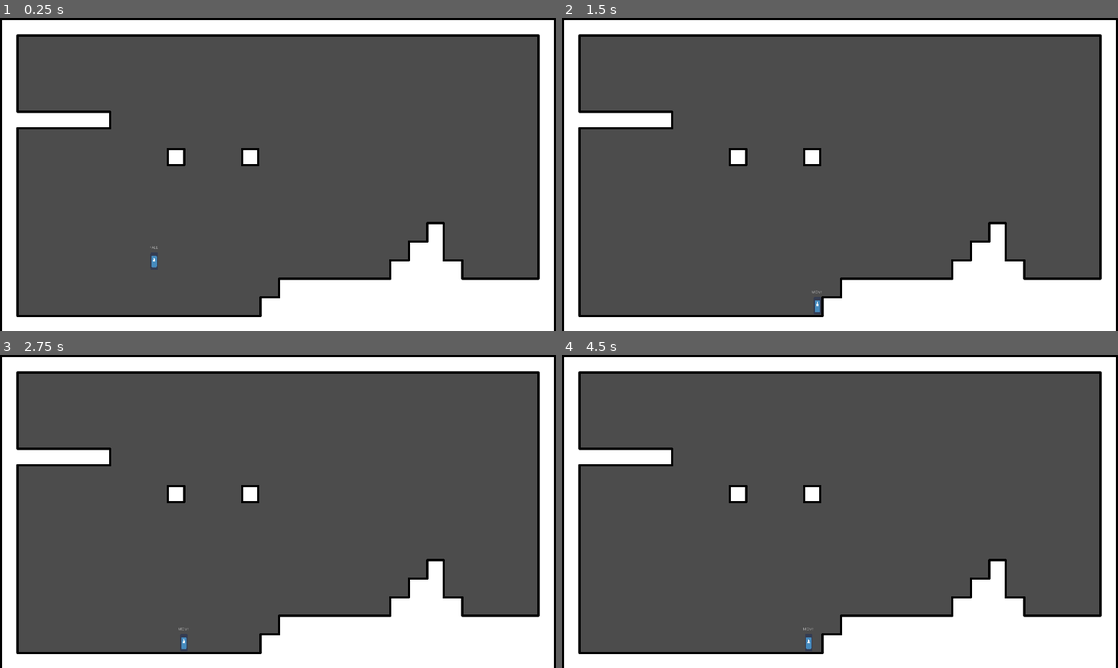
Above: before the commit, frames 1-4 (two rows, left to right).
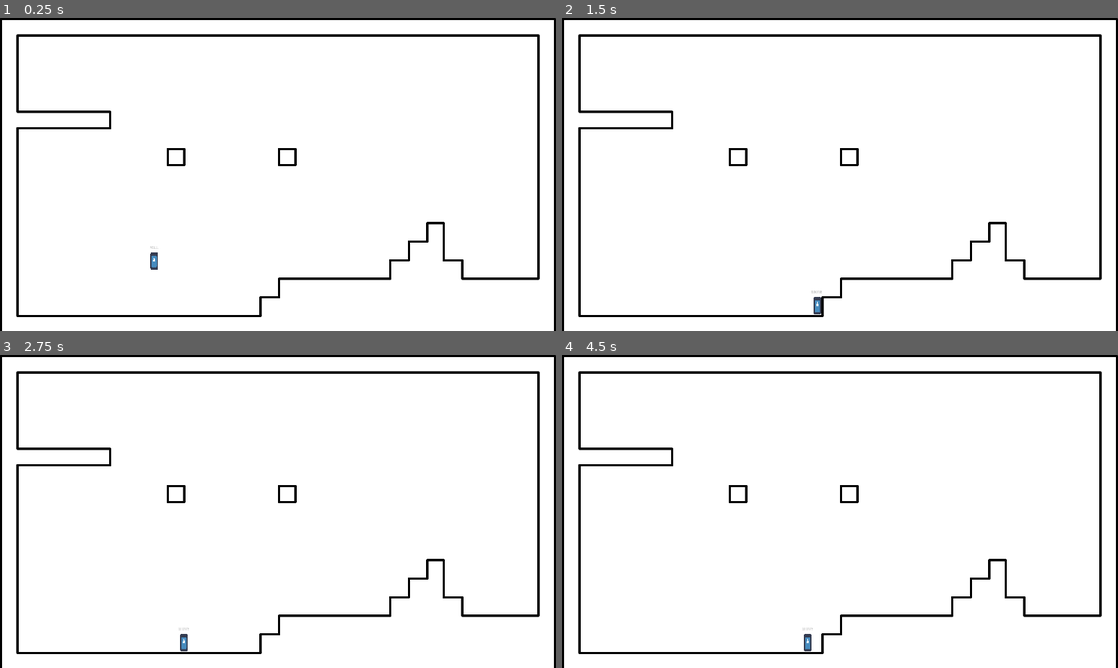
Above: after the commit, the same moments.

Repository: QuentinDaveau/Frames
Game: Godot game, scene res://test_scene.tscn
Same seed, same stepped clock (60 frames per second), same inputs: the game is played once before the commit and once after it. The engine's default icon, where the game draws it, is replaced by a stand-in: a white triangle on a blue panel in a dark square.
Inputs (mouse positions are in pixels of both pictures, inside the frame that each line leads up to):
- Up to frame 1 (0.25 s): no input
- Up to frame 2 (1.5 s): tap Enter at 0.5 s; move the mouse to (962, 158) at 0.52 s; press the mouse at (962, 158) at 0.53 s; hold Right (ui_right) from 0.53 s (still down); tap Space (game_jump) at 0.77, 1.25 s; move the mouse to (728, 190) at 1.27 s; release the mouse at (728, 190) at 1.28 s; click (728, 190) at 1.35 s
- Up to frame 3 (2.75 s): tap Space (game_jump) at 1.52 s; move the mouse to (333, 442) at 2.02 s; release Right (ui_right) at 2.03 s; press the mouse at (333, 442) at 2.03 s; hold Left (ui_left) from 2.03 s (still down)
- Up to frame 4 (4.5 s): move the mouse to (812, 574) at 2.77 s; release Left (ui_left) at 2.78 s; release the mouse at (812, 574) at 2.78 s; hold Right (ui_right) 2.78-4.28 s; click (812, 574) at 2.85 s; tap Space (game_jump) at 3.02, 3.77 s; move the mouse to (1006, 558) at 3.52 s; press the mouse at (1006, 558) at 3.53 s; tap Enter at 4.25 s; move the mouse to (673, 464) at 4.27 s; release the mouse at (673, 464) at 4.28 s; hold Left (ui_left) from 4.28 s (still down); click (673, 464) at 4.35 s

The runs differ from the first frame. In frame 1, 74% of the frame differs, in the area x 3-100%, y 0-95%; in frame 2, 74%; in frame 3, 74%; in frame 4, 74%.

Commit message:
Fix hook imprecisions

Diff:
--- a/entities/rope/rope_manager.gd
+++ b/entities/rope/rope_manager.gd
@@ -24,11 +24,10 @@
 
 
 func setup(spawn_position: Vector2, raycast_offset: Vector2, total_length: float, hanged_body: Node2D) -> void:
-	$Cast.position = raycast_offset
 	_total_length = total_length
 	_hanged_body = hanged_body
 	_old_hanged_position = _hanged_body.global_position
-	_active_joint_position = spawn_position + (raycast_offset * 2)
+	_active_joint_position = spawn_position
 	_joints.append(_active_joint_position)
 	_joints_offset.append(raycast_offset)
 	global_position = spawn_position
@@ -56,14 +55,21 @@
 		var closest_point: Vector2
 
 		if collider is TileMap:
-			var collider_coords: Vector2 = collider.world_to_map($Cast/RayCast2D.get_collision_point() - $Cast/RayCast2D.get_collision_normal())
+			var collider_coords: Vector2 = collider.world_to_map($Cast/RayCast2D.get_collision_point() - ($Cast/RayCast2D.get_collision_normal() * 0.1))
 			var colliding_cell = collider.get_cellv(collider_coords)
-			var collider_global_coords: Vector2 = collider.map_to_world(collider_coords)
+			var collider_global_coords: Vector2 = collider.map_to_world(collider_coords) + (collider.cell_size / 2.0)
 
-			closest_point = _find_closest_point(collider_global_coords,  collider.tile_set.tile_get_shape(colliding_cell, 0).points)
+			if colliding_cell == -1:
+				return
+
+			closest_point = _find_closest_point(collider_global_coords,  collider.tile_set.tile_get_shape(colliding_cell, 0).points, collider.cell_size / 2.0)
+			if closest_point == Vector2.ZERO:
+				return
 			_add_active_joint(closest_point , _find_contact_side(), collider_global_coords)
 		else:
 			closest_point = _find_closest_point(collider.global_position, collider.get_node("CollisionPolygon2D").polygon)
+			if closest_point == Vector2.ZERO:
+				return
 			_add_active_joint(closest_point , _find_contact_side(), collider.global_position)
 	_old_hanged_position = _hanged_body_position
 	_update_rope_line()
@@ -117,8 +123,8 @@
 
 func _update_cast() -> void:
 	$Cast.global_position = _hanged_body_position
-	$Cast.rotation = $Cast.global_position.angle_to_point(_active_joint_position + (_joints_offset.back() * 2.0)) + PI/2
-	$Cast/RayCast2D.cast_to.y = _active_joint_position.distance_to(_hanged_body_position) - $Cast/RayCast2D.position.y
+	$Cast.rotation = _hanged_body_position.angle_to_point(_active_joint_position + _joints_offset.back()) + PI/2
+	$Cast/RayCast2D.cast_to.y = _hanged_body_position.distance_to(_active_joint_position + _joints_offset.back()) - $Cast/RayCast2D.position.y
 	$Cast/RayCast2D.force_raycast_update()
 
 
@@ -142,16 +148,20 @@
 		return CONTACT_SIDE.left
 
 
-func _find_closest_point(collider_position: Vector2, polygons: PoolVector2Array) -> Vector2:
+func _find_closest_point(collider_position: Vector2, polygons: PoolVector2Array, origin_offset: Vector2 = Vector2.ZERO) -> Vector2:
 	var closest_point: Vector2 = Vector2.ZERO
+	var cast_radius: float = 2 * abs(sin((_active_joint_position - _old_hanged_position).angle_to(_active_joint_position - _hanged_body_position) / 2.0) * $Cast/RayCast2D.get_collision_point().distance_to(_active_joint_position))
 
 	for polygon in polygons:
-		if ((collider_position + polygon) - _active_joint_position).length() < 1:
+		var polygon_pos: Vector2 = polygon - origin_offset
+		if (collider_position + polygon_pos).distance_to($Cast/RayCast2D.get_collision_point()) > cast_radius:
 			continue
+#		if ((collider_position + polygon_pos) - _active_joint_position).length() < 1.0:
+#			continue
 		if closest_point == Vector2.ZERO:
-			closest_point = collider_position + polygon
+			closest_point = collider_position + polygon_pos
 			continue
-		closest_point = _compare_points_to_rope(closest_point, collider_position + polygon)
+		closest_point = _compare_points_to_rope(closest_point, collider_position + polygon_pos)
 	return closest_point
 
 
--- a/maps/test_map.tscn
+++ b/maps/test_map.tscn
@@ -6,6 +6,5 @@
 
 [node name="TileMap" type="TileMap" parent="."]
 tile_set = ExtResource( 1 )
-cell_tile_origin = 1
 format = 1
-tile_data = PoolIntArray( 0, 0, 196611, 1, 0, 196612, 2, 0,  …(729 unchanged characters)… 8752, 0, 262149, 458761, 0, 65540, 458765, 0, 65540, 458781, 0, 262147, 524288, 0 …(1478 unchanged characters)…
+tile_data = PoolIntArray( 0, 0, 196611, 1, 0, 196612, 2, 0,  …(729 unchanged characters)… 8752, 0, 262149, 458761, 0, 65540, 458767, 0, 65540, 458781, 0, 262147, 524288, 0 …(1478 unchanged characters)…
--- a/project.godot
+++ b/project.godot
@@ -87,4 +87,5 @@
 
 [rendering]
 
+environment/default_clear_color=Color( 1, 1, 1, 1 )
 environment/default_environment="res://default_env.tres"
--- a/tilesets/basic_tileset.tres
+++ b/tilesets/basic_tileset.tres
@@ -246,253 +246,253 @@
 "shape": SubResource( 11 ),
 "shape_transform": Transform2D( 1, 0, 0, 1, 0, 0 )
 }, {
+"autotile_coord": Vector2( 5, 1 ),
+"one_way": false,
+"one_way_margin": 1.0,
+"shape": SubResource( 12 ),
+"shape_transform": Transform2D( 1, 0, 0, 1, 0, 0 )
+}, {
+"autotile_coord": Vector2( 6, 1 ),
+"one_way": false,
+"one_way_margin": 1.0,
+"shape": SubResource( 13 ),
+"shape_transform": Transform2D( 1, 0, 0, 1, 0, 0 )
+}, {
+"autotile_coord": Vector2( 0, 2 ),
+"one_way": false,
+"one_way_margin": 1.0,
+"shape": SubResource( 14 ),
+"shape_transform": Transform2D( 1, 0, 0, 1, 0, 0 )
+}, {
+"autotile_coord": Vector2( 1, 2 ),
+"one_way": false,
+"one_way_margin": 1.0,
+"shape": SubResource( 15 ),
+"shape_transform": Transform2D( 1, 0, 0, 1, 0, 0 )
+}, {
+"autotile_coord": Vector2( 2, 2 ),
+"one_way": false,
+"one_way_margin": 1.0,
+"shape": SubResource( 16 ),
+"shape_transform": Transform2D( 1, 0, 0, 1, 0, 0 )
+}, {
+"autotile_coord": Vector2( 3, 2 ),
+"one_way": false,
+"one_way_margin": 1.0,
+"shape": SubResource( 17 ),
+"shape_transform": Transform2D( 1, 0, 0, 1, 0, 0 )
+}, {
+"autotile_coord": Vector2( 4, 2 ),
+"one_way": false,
+"one_way_margin": 1.0,
+"shape": SubResource( 18 ),
+"shape_transform": Transform2D( 1, 0, 0, 1, 0, 0 )
+}, {
+"autotile_coord": Vector2( 5, 2 ),
+"one_way": false,
+"one_way_margin": 1.0,
+"shape": SubResource( 19 ),
+"shape_transform": Transform2D( 1, 0, 0, 1, 0, 0 )
+}, {
+"autotile_coord": Vector2( 6, 2 ),
+"one_way": false,
+"one_way_margin": 1.0,
+"shape": SubResource( 20 ),
+"shape_transform": Transform2D( 1, 0, 0, 1, 0, 0 )
+}, {
+"autotile_coord": Vector2( 6, 3 ),
+"one_way": false,
+"one_way_margin": 1.0,
+"shape": SubResource( 21 ),
+"shape_transform": Transform2D( 1, 0, 0, 1, 0, 0 )
+}, {
+"autotile_coord": Vector2( 5, 3 ),
+"one_way": false,
+"one_way_margin": 1.0,
+"shape": SubResource( 22 ),
+"shape_transform": Transform2D( 1, 0, 0, 1, 0, 0 )
+}, {
+"autotile_coord": Vector2( 4, 3 ),
+"one_way": false,
+"one_way_margin": 1.0,
+"shape": SubResource( 23 ),
+"shape_transform": Transform2D( 1, 0, 0, 1, 0, 0 )
+}, {
+"autotile_coord": Vector2( 3, 3 ),
+"one_way": false,
+"one_way_margin": 1.0,
+"shape": SubResource( 24 ),
+"shape_transform": Transform2D( 1, 0, 0, 1, 0, 0 )
+}, {
+"autotile_coord": Vector2( 2, 3 ),
+"one_way": false,
+"one_way_margin": 1.0,
+"shape": SubResource( 25 ),
+"shape_transform": Transform2D( 1, 0, 0, 1, 0, 0 )
+}, {
+"autotile_coord": Vector2( 1, 3 ),
+"one_way": false,
+"one_way_margin": 1.0,
+"shape": SubResource( 26 ),
+"shape_transform": Transform2D( 1, 0, 0, 1, 0, 0 )
+}, {
+"autotile_coord": Vector2( 0, 3 ),
+"one_way": false,
+"one_way_margin": 1.0,
+"shape": SubResource( 27 ),
+"shape_transform": Transform2D( 1, 0, 0, 1, 0, 0 )
+}, {
+"autotile_coord": Vector2( 0, 4 ),
+"one_way": false,
+"one_way_margin": 1.0,
+"shape": SubResource( 28 ),
+"shape_transform": Transform2D( 1, 0, 0, 1, 0, 0 )
+}, {
+"autotile_coord": Vector2( 1, 4 ),
+"one_way": false,
+"one_way_margin": 1.0,
+"shape": SubResource( 29 ),
+"shape_transform": Transform2D( 1, 0, 0, 1, 0, 0 )
+}, {
+"autotile_coord": Vector2( 2, 4 ),
+"one_way": false,
+"one_way_margin": 1.0,
+"shape": SubResource( 30 ),
+"shape_transform": Transform2D( 1, 0, 0, 1, 0, 0 )
+}, {
+"autotile_coord": Vector2( 3, 4 ),
+"one_way": false,
+"one_way_margin": 1.0,
+"shape": SubResource( 31 ),
+"shape_transform": Transform2D( 1, 0, 0, 1, 0, 0 )
+}, {
+"autotile_coord": Vector2( 5, 4 ),
+"one_way": false,
+"one_way_margin": 1.0,
+"shape": SubResource( 32 ),
+"shape_transform": Transform2D( 1, 0, 0, 1, 0, 0 )
+}, {
+"autotile_coord": Vector2( 6, 4 ),
+"one_way": false,
+"one_way_margin": 1.0,
+"shape": SubResource( 33 ),
+"shape_transform": Transform2D( 1, 0, 0, 1, 0, 0 )
+}, {
+"autotile_coord": Vector2( 6, 5 ),
+"one_way": false,
+"one_way_margin": 1.0,
+"shape": SubResource( 34 ),
+"shape_transform": Transform2D( 1, 0, 0, 1, 0, 0 )
+}, {
+"autotile_coord": Vector2( 5, 5 ),
+"one_way": false,
+"one_way_margin": 1.0,
+"shape": SubResource( 35 ),
+"shape_transform": Transform2D( 1, 0, 0, 1, 0, 0 )
+}, {
+"autotile_coord": Vector2( 2, 5 ),
+"one_way": false,
+"one_way_margin": 1.0,
+"shape": SubResource( 36 ),
+"shape_transform": Transform2D( 1, 0, 0, 1, 0, 0 )
+}, {
+"autotile_coord": Vector2( 3, 5 ),
+"one_way": false,
+"one_way_margin": 1.0,
+"shape": SubResource( 37 ),
+"shape_transform": Transform2D( 1, 0, 0, 1, 0, 0 )
+}, {
+"autotile_coord": Vector2( 4, 5 ),
+"one_way": false,
+"one_way_margin": 1.0,
+"shape": SubResource( 38 ),
+"shape_transform": Transform2D( 1, 0, 0, 1, 0, 0 )
+}, {
+"autotile_coord": Vector2( 1, 5 ),
+"one_way": false,
+"one_way_margin": 1.0,
+"shape": SubResource( 39 ),
+"shape_transform": Transform2D( 1, 0, 0, 1, 0, 0 )
+}, {
+"autotile_coord": Vector2( 0, 5 ),
+"one_way": false,
+"one_way_margin": 1.0,
+"shape": SubResource( 40 ),
+"shape_transform": Transform2D( 1, 0, 0, 1, 0, 0 )
+}, {
+"autotile_coord": Vector2( 0, 6 ),
+"one_way": false,
+"one_way_margin": 1.0,
+"shape": SubResource( 41 ),
+"shape_transform": Transform2D( 1, 0, 0, 1, 0, 0 )
+}, {
+"autotile_coord": Vector2( 0, 7 ),
+"one_way": false,
+"one_way_margin": 1.0,
+"shape": SubResource( 42 ),
+"shape_transform": Transform2D( 1, 0, 0, 1, 0, 0 )
+}, {
+"autotile_coord": Vector2( 1, 6 ),
+"one_way": false,
+"one_way_margin": 1.0,
+"shape": SubResource( 43 ),
+"shape_transform": Transform2D( 1, 0, 0, 1, 0, 0 )
+}, {
+"autotile_coord": Vector2( 2, 6 ),
+"one_way": false,
+"one_way_margin": 1.0,
+"shape": SubResource( 44 ),
+"shape_transform": Transform2D( 1, 0, 0, 1, 0, 0 )
+}, {
+"autotile_coord": Vector2( 3, 6 ),
+"one_way": false,
+"one_way_margin": 1.0,
+"shape": SubResource( 45 ),
+"shape_transform": Transform2D( 1, 0, 0, 1, 0, 0 )
+}, {
+"autotile_coord": Vector2( 4, 6 ),
+"one_way": false,
+"one_way_margin": 1.0,
+"shape": SubResource( 46 ),
+"shape_transform": Transform2D( 1, 0, 0, 1, 0, 0 )
+}, {
+"autotile_coord": Vector2( 5, 6 ),
+"one_way": false,
+"one_way_margin": 1.0,
+"shape": SubResource( 47 ),
+"shape_transform": Transform2D( 1, 0, 0, 1, 0, 0 )
+}, {
+"autotile_coord": Vector2( 5, 7 ),
+"one_way": false,
+"one_way_margin": 1.0,
+"shape": SubResource( 48 ),
+"shape_transform": Transform2D( 1, 0, 0, 1, 0, 0 )
+}, {
+"autotile_coord": Vector2( 4, 7 ),
+"one_way": false,
+"one_way_margin": 1.0,
+"shape": SubResource( 49 ),
+"shape_transform": Transform2D( 1, 0, 0, 1, 0, 0 )
+}, {
+"autotile_coord": Vector2( 3, 7 ),
+"one_way": false,
+"one_way_margin": 1.0,
+"shape": SubResource( 50 ),
+"shape_transform": Transform2D( 1, 0, 0, 1, 0, 0 )
+}, {
+"autotile_coord": Vector2( 2, 7 ),
+"one_way": false,
+"one_way_margin": 1.0,
+"shape": SubResource( 51 ),
+"shape_transform": Transform2D( 1, 0, 0, 1, 0, 0 )
+}, {
+"autotile_coord": Vector2( 1, 7 ),
+"one_way": false,
+"one_way_margin": 1.0,
+"shape": SubResource( 52 ),
+"shape_transform": Transform2D( 1, 0, 0, 1, 0, 0 )
+}, {
 "autotile_coord": Vector2( 4, 1 ),
-"one_way": false,
-"one_way_margin": 1.0,
-"shape": SubResource( 12 ),
-"shape_transform": Transform2D( 1, 0, 0, 1, 0, 0 )
-}, {
-"autotile_coord": Vector2( 5, 1 ),
-"one_way": false,
-"one_way_margin": 1.0,
-"shape": SubResource( 13 ),
-"shape_transform": Transform2D( 1, 0, 0, 1, 0, 0 )
-}, {
-"autotile_coord": Vector2( 6, 1 ),
-"one_way": false,
-"one_way_margin": 1.0,
-"shape": SubResource( 14 ),
-"shape_transform": Transform2D( 1, 0, 0, 1, 0, 0 )
-}, {
-"autotile_coord": Vector2( 0, 2 ),
-"one_way": false,
-"one_way_margin": 1.0,
-"shape": SubResource( 15 ),
-"shape_transform": Transform2D( 1, 0, 0, 1, 0, 0 )
-}, {
-"autotile_coord": Vector2( 1, 2 ),
-"one_way": false,
-"one_way_margin": 1.0,
-"shape": SubResource( 16 ),
-"shape_transform": Transform2D( 1, 0, 0, 1, 0, 0 )
-}, {
-"autotile_coord": Vector2( 2, 2 ),
-"one_way": false,
-"one_way_margin": 1.0,
-"shape": SubResource( 17 ),
-"shape_transform": Transform2D( 1, 0, 0, 1, 0, 0 )
-}, {
-"autotile_coord": Vector2( 3, 2 ),
-"one_way": false,
-"one_way_margin": 1.0,
-"shape": SubResource( 18 ),
-"shape_transform": Transform2D( 1, 0, 0, 1, 0, 0 )
-}, {
-"autotile_coord": Vector2( 4, 2 ),
-"one_way": false,
-"one_way_margin": 1.0,
-"shape": SubResource( 19 ),
-"shape_transform": Transform2D( 1, 0, 0, 1, 0, 0 )
-}, {
-"autotile_coord": Vector2( 5, 2 ),
-"one_way": false,
-"one_way_margin": 1.0,
-"shape": SubResource( 20 ),
-"shape_transform": Transform2D( 1, 0, 0, 1, 0, 0 )
-}, {
-"autotile_coord": Vector2( 6, 2 ),
-"one_way": false,
-"one_way_margin": 1.0,
-"shape": SubResource( 21 ),
-"shape_transform": Transform2D( 1, 0, 0, 1, 0, 0 )
-}, {
-"autotile_coord": Vector2( 6, 3 ),
-"one_way": false,
-"one_way_margin": 1.0,
-"shape": SubResource( 22 ),
-"shape_transform": Transform2D( 1, 0, 0, 1, 0, 0 )
-}, {
-"autotile_coord": Vector2( 5, 3 ),
-"one_way": false,
-"one_way_margin": 1.0,
-"shape": SubResource( 23 ),
-"shape_transform": Transform2D( 1, 0, 0, 1, 0, 0 )
-}, {
-"autotile_coord": Vector2( 4, 3 ),
-"one_way": false,
-"one_way_margin": 1.0,
-"shape": SubResource( 24 ),
-"shape_transform": Transform2D( 1, 0, 0, 1, 0, 0 )
-}, {
-"autotile_coord": Vector2( 3, 3 ),
-"one_way": false,
-"one_way_margin": 1.0,
-"shape": SubResource( 25 ),
-"shape_transform": Transform2D( 1, 0, 0, 1, 0, 0 )
-}, {
-"autotile_coord": Vector2( 2, 3 ),
-"one_way": false,
-"one_way_margin": 1.0,
-"shape": SubResource( 26 ),
-"shape_transform": Transform2D( 1, 0, 0, 1, 0, 0 )
-}, {
-"autotile_coord": Vector2( 1, 3 ),
-"one_way": false,
-"one_way_margin": 1.0,
-"shape": SubResource( 27 ),
-"shape_transform": Transform2D( 1, 0, 0, 1, 0, 0 )
-}, {
-"autotile_coord": Vector2( 0, 3 ),
-"one_way": false,
-"one_way_margin": 1.0,
-"shape": SubResource( 28 ),
-"shape_transform": Transform2D( 1, 0, 0, 1, 0, 0 )
-}, {
-"autotile_coord": Vector2( 0, 4 ),
-"one_way": false,
-"one_way_margin": 1.0,
-"shape": SubResource( 29 ),
-"shape_transform": Transform2D( 1, 0, 0, 1, 0, 0 )
-}, {
-"autotile_coord": Vector2( 1, 4 ),
-"one_way": false,
-"one_way_margin": 1.0,
-"shape": SubResource( 30 ),
-"shape_transform": Transform2D( 1, 0, 0, 1, 0, 0 )
-}, {
-"autotile_coord": Vector2( 2, 4 ),
-"one_way": false,
-"one_way_margin": 1.0,
-"shape": SubResource( 31 ),
-"shape_transform": Transform2D( 1, 0, 0, 1, 0, 0 )
-}, {
-"autotile_coord": Vector2( 3, 4 ),
-"one_way": false,
-"one_way_margin": 1.0,
-"shape": SubResource( 32 ),
-"shape_transform": Transform2D( 1, 0, 0, 1, 0, 0 )
-}, {
-"autotile_coord": Vector2( 5, 4 ),
-"one_way": false,
-"one_way_margin": 1.0,
-"shape": SubResource( 33 ),
-"shape_transform": Transform2D( 1, 0, 0, 1, 0, 0 )
-}, {
-"autotile_coord": Vector2( 6, 4 ),
-"one_way": false,
-"one_way_margin": 1.0,
-"shape": SubResource( 34 ),
-"shape_transform": Transform2D( 1, 0, 0, 1, 0, 0 )
-}, {
-"autotile_coord": Vector2( 6, 5 ),
-"one_way": false,
-"one_way_margin": 1.0,
-"shape": SubResource( 35 ),
-"shape_transform": Transform2D( 1, 0, 0, 1, 0, 0 )
-}, {
-"autotile_coord": Vector2( 5, 5 ),
-"one_way": false,
-"one_way_margin": 1.0,
-"shape": SubResource( 36 ),
-"shape_transform": Transform2D( 1, 0, 0, 1, 0, 0 )
-}, {
-"autotile_coord": Vector2( 2, 5 ),
-"one_way": false,
-"one_way_margin": 1.0,
-"shape": SubResource( 37 ),
-"shape_transform": Transform2D( 1, 0, 0, 1, 0, 0 )
-}, {
-"autotile_coord": Vector2( 3, 5 ),
-"one_way": false,
-"one_way_margin": 1.0,
-"shape": SubResource( 38 ),
-"shape_transform": Transform2D( 1, 0, 0, 1, 0, 0 )
-}, {
-"autotile_coord": Vector2( 4, 5 ),
-"one_way": false,
-"one_way_margin": 1.0,
-"shape": SubResource( 39 ),
-"shape_transform": Transform2D( 1, 0, 0, 1, 0, 0 )
-}, {
-"autotile_coord": Vector2( 1, 5 ),
-"one_way": false,
-"one_way_margin": 1.0,
-"shape": SubResource( 40 ),
-"shape_transform": Transform2D( 1, 0, 0, 1, 0, 0 )
-}, {
-"autotile_coord": Vector2( 0, 5 ),
-"one_way": false,
-"one_way_margin": 1.0,
-"shape": SubResource( 41 ),
-"shape_transform": Transform2D( 1, 0, 0, 1, 0, 0 )
-}, {
-"autotile_coord": Vector2( 0, 6 ),
-"one_way": false,
-"one_way_margin": 1.0,
-"shape": SubResource( 42 ),
-"shape_transform": Transform2D( 1, 0, 0, 1, 0, 0 )
-}, {
-"autotile_coord": Vector2( 0, 7 ),
-"one_way": false,
-"one_way_margin": 1.0,
-"shape": SubResource( 43 ),
-"shape_transform": Transform2D( 1, 0, 0, 1, 0, 0 )
-}, {
-"autotile_coord": Vector2( 1, 6 ),
-"one_way": false,
-"one_way_margin": 1.0,
-"shape": SubResource( 44 ),
-"shape_transform": Transform2D( 1, 0, 0, 1, 0, 0 )
-}, {
-"autotile_coord": Vector2( 2, 6 ),
-"one_way": false,
-"one_way_margin": 1.0,
-"shape": SubResource( 45 ),
-"shape_transform": Transform2D( 1, 0, 0, 1, 0, 0 )
-}, {
-"autotile_coord": Vector2( 3, 6 ),
-"one_way": false,
-"one_way_margin": 1.0,
-"shape": SubResource( 46 ),
-"shape_transform": Transform2D( 1, 0, 0, 1, 0, 0 )
-}, {
-"autotile_coord": Vector2( 4, 6 ),
-"one_way": false,
-"one_way_margin": 1.0,
-"shape": SubResource( 47 ),
-"shape_transform": Transform2D( 1, 0, 0, 1, 0, 0 )
-}, {
-"autotile_coord": Vector2( 5, 6 ),
-"one_way": false,
-"one_way_margin": 1.0,
-"shape": SubResource( 48 ),
-"shape_transform": Transform2D( 1, 0, 0, 1, 0, 0 )
-}, {
-"autotile_coord": Vector2( 5, 7 ),
-"one_way": false,
-"one_way_margin": 1.0,
-"shape": SubResource( 49 ),
-"shape_transform": Transform2D( 1, 0, 0, 1, 0, 0 )
-}, {
-"autotile_coord": Vector2( 4, 7 ),
-"one_way": false,
-"one_way_margin": 1.0,
-"shape": SubResource( 50 ),
-"shape_transform": Transform2D( 1, 0, 0, 1, 0, 0 )
-}, {
-"autotile_coord": Vector2( 3, 7 ),
-"one_way": false,
-"one_way_margin": 1.0,
-"shape": SubResource( 51 ),
-"shape_transform": Transform2D( 1, 0, 0, 1, 0, 0 )
-}, {
-"autotile_coord": Vector2( 2, 7 ),
-"one_way": false,
-"one_way_margin": 1.0,
-"shape": SubResource( 52 ),
-"shape_transform": Transform2D( 1, 0, 0, 1, 0, 0 )
-}, {
-"autotile_coord": Vector2( 1, 7 ),
 "one_way": false,
 "one_way_margin": 1.0,
 "shape": SubResource( 53 ),
